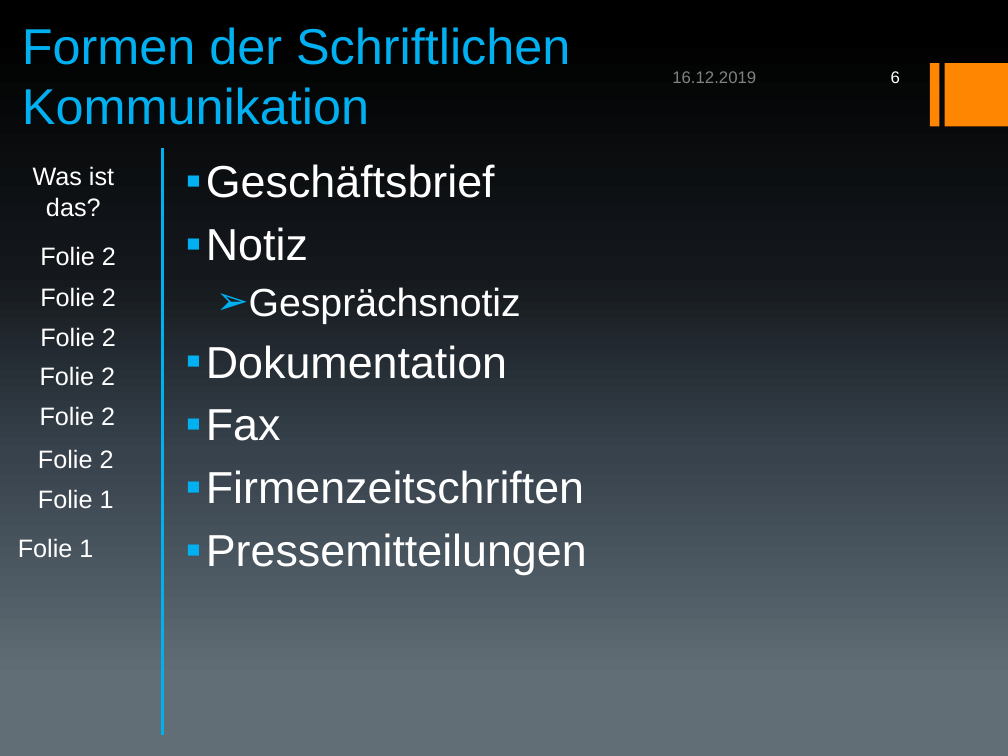
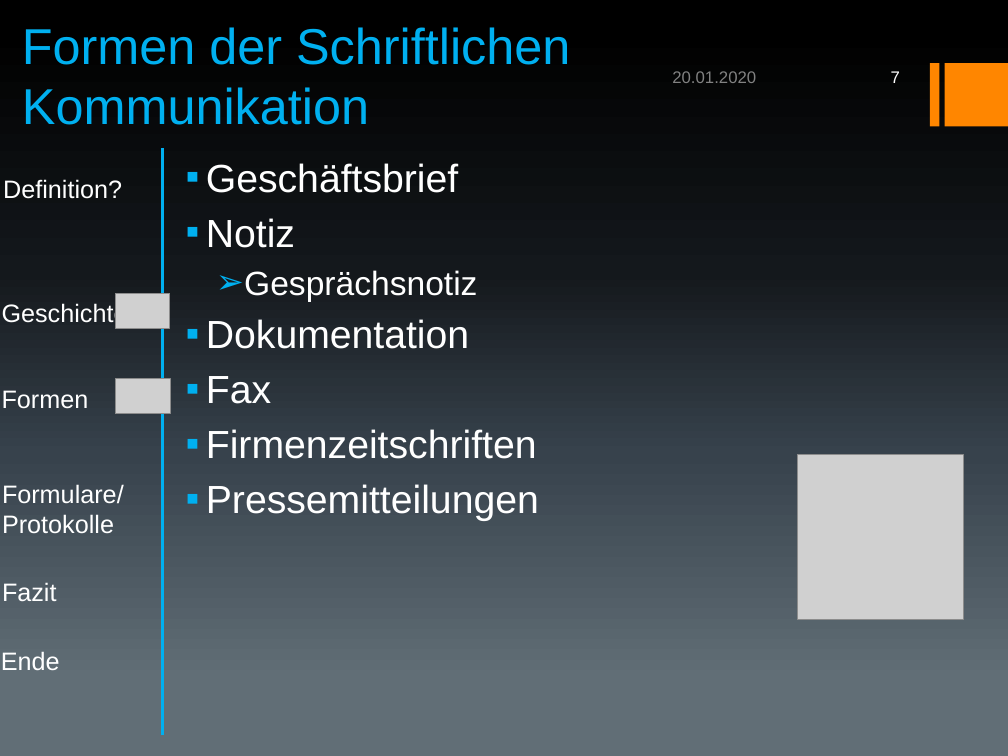
Before and after one commit to Raynar3455/Berufsschule, a slide deck: slide 7 of Schule/Deutsch_Kommunikation/Präsentation/Lars, Mahmoud, jaruslav/Präsentation.pptx (slide 6 before the commit). Drawn at 1008x756 pixels with LibreOffice and Linux fonts; fonts in the diff are those of the drawing; grey boxes stand for pictures; background and template pictures are left out. Boxes give left, top, right and bottom in pixels: in the first picture for what was removed or moved away, otherwise in the second. Text is boxed around its words. In the diff, an @@ line names an element or a change of style, - is before the commit and + after.

```diff
--- a/Schule/Deutsch_Kommunikation/Präsentation/Lars, Mahmoud, jaruslav/Präsentation.pptx
+++ b/Schule/Deutsch_Kommunikation/Präsentation/Lars, Mahmoud, jaruslav/Präsentation.pptx
@@ text at (672, 71, 756, 83): text changed @@
-16.12.2019
+20.01.2020
@@ page number at (891, 71, 900, 83): text changed @@
-6
+7
@@ text "Geschäftsbrief" at (206, 163, 539, 521): size 32 to 28 pt in "Geschäftsbrief", "Notiz", "Dokumentation", "Fax" and 2 more places; size 28 to 24 pt in "Gesprächsnotiz" @@
@@ text added at (3, 179, 122, 199), 18 pt, text #FFFFFF @@
+Definition?
@@ text removed at (33, 166, 114, 217) @@
-Was ist das?
@@ text removed at (40, 246, 116, 266) @@
-Folie 2
@@ text removed at (40, 287, 116, 307) @@
-Folie 2
@@ picture added at (115, 293, 170, 329) @@
@@ text added at (2, 302, 128, 328), 18 pt, text #FFFFFF @@
+Geschichte
@@ text removed at (40, 327, 116, 347) @@
-Folie 2
@@ text removed at (40, 366, 115, 386) @@
-Folie 2
@@ picture added at (115, 379, 170, 414) @@
@@ text added at (2, 390, 89, 409), 18 pt, text #FFFFFF @@
+Formen
@@ text removed at (40, 406, 115, 426) @@
-Folie 2
@@ text removed at (38, 449, 114, 469) @@
-Folie 2
@@ picture added at (797, 455, 963, 620) @@
@@ text added at (2, 484, 124, 534), 18 pt, text #FFFFFF @@
+Formulare/ Protokolle
@@ text removed at (38, 489, 114, 509) @@
-Folie 1
@@ text removed at (18, 538, 93, 557) @@
-Folie 1
@@ text added at (2, 583, 57, 601), 18 pt, text #FFFFFF @@
+Fazit
@@ text added at (1, 652, 60, 670), 18 pt, text #FFFFFF @@
+Ende
```
Also in this commit, not shown: 3 other slides changed, 7 slides added, 5 slides removed, 51 other files.
